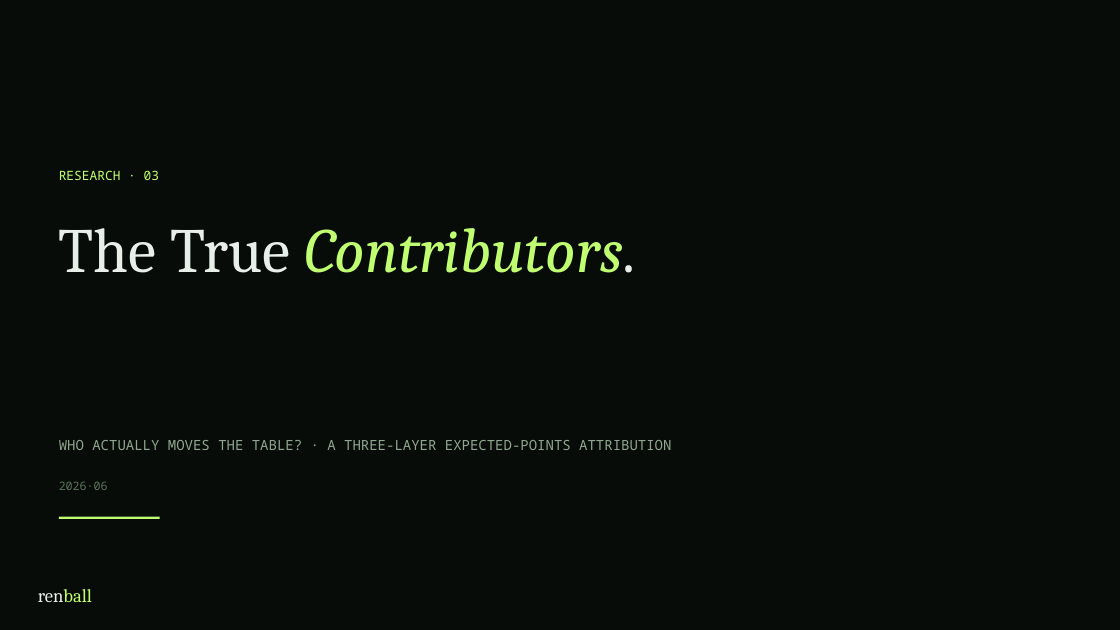
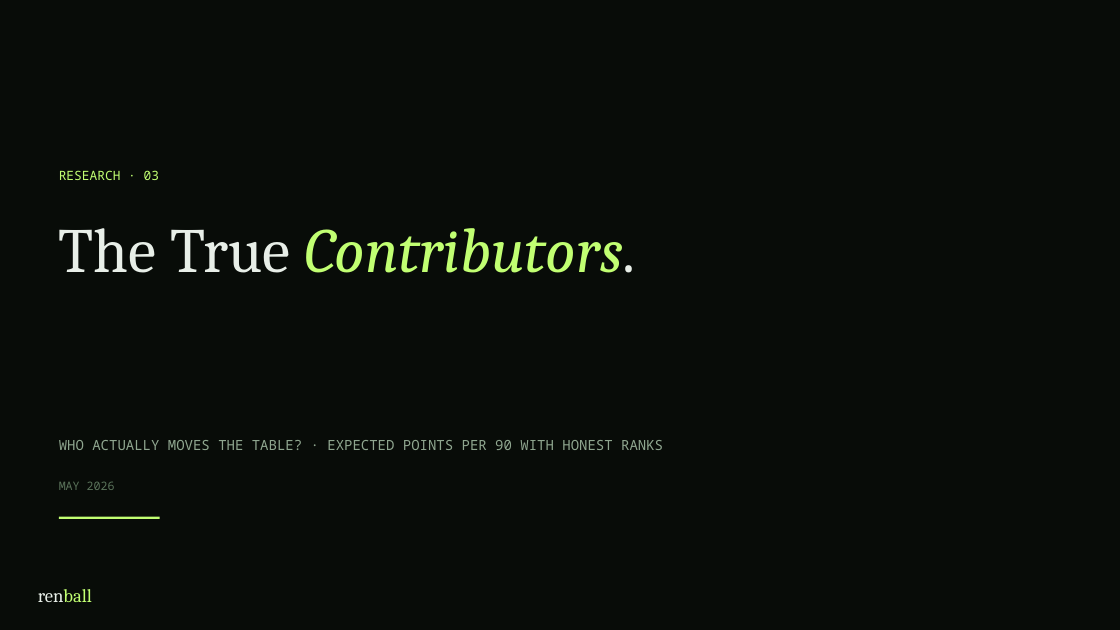
Before and after one commit to koeymenc/renball, a slide deck: slide 1 of projects/03-true-contributors/slides.pptx. Drawn at 1120x630 pixels with LibreOffice and Linux fonts; fonts in the diff are those of the drawing. Boxes give left, top, right and bottom in pixels: in the first picture for what was removed or moved away, otherwise in the second. Text is boxed around its words. In the diff, an @@ line names an element or a change of style, - is before the commit and + after.

```diff
--- a/projects/03-true-contributors/slides.pptx
+++ b/projects/03-true-contributors/slides.pptx
@@ text at [59, 440, 663, 450]: text changed @@
-WHO ACTUALLY MOVES THE TABLE? · A THREE-LAYER EXPECTED-POINTS ATTRIBUTION
+WHO ACTUALLY MOVES THE TABLE? · EXPECTED POINTS PER 90 WITH HONEST RANKS
@@ text at [59, 481, 115, 490]: text changed @@
-2026·06
+MAY 2026
```
Also in this commit, not shown: 1 other slide changed, 17 slides added, 13 slides removed, 38 other files.
